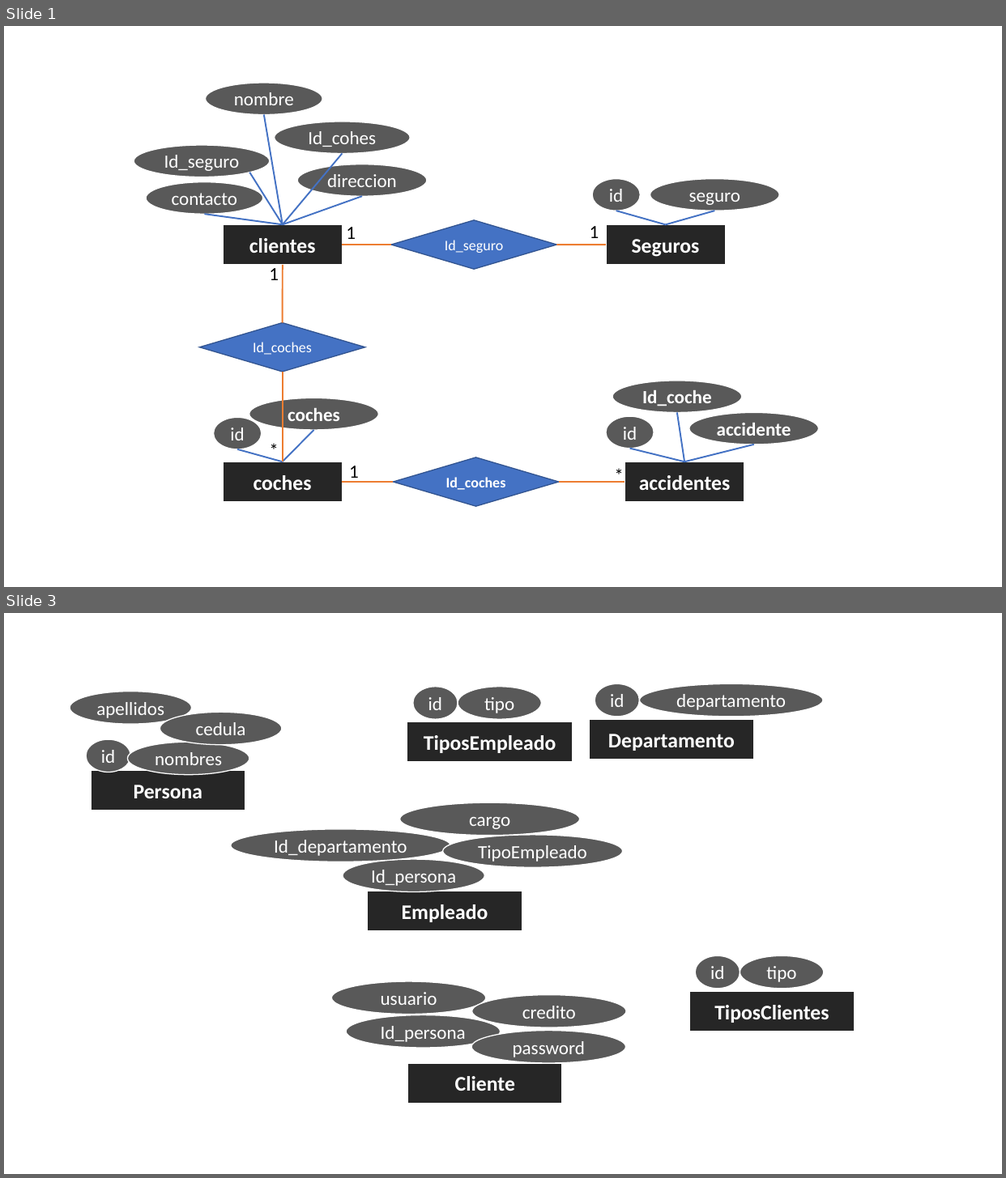
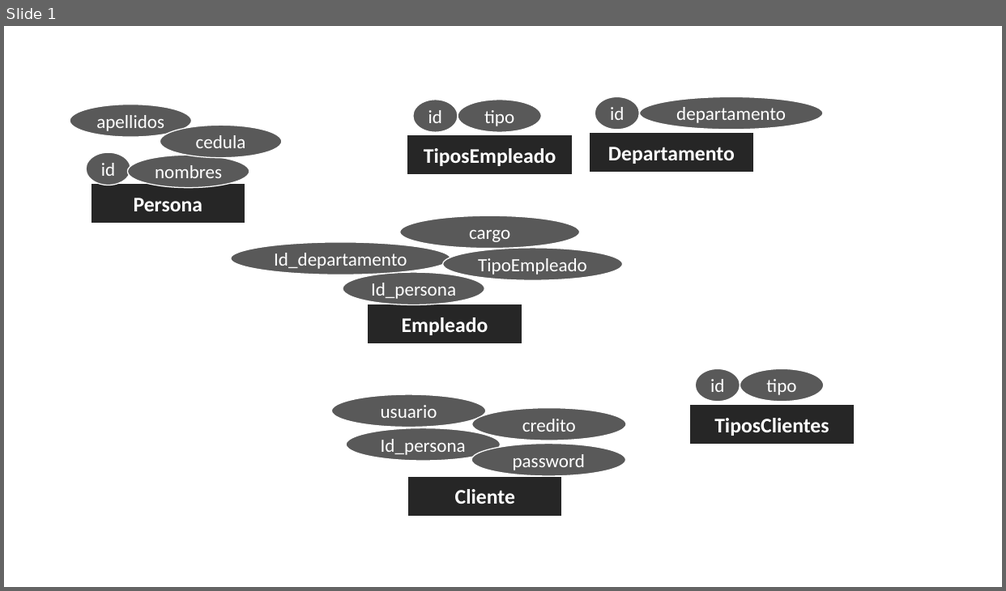
Before and after one commit to BrunoBeltreGuzman/course-ITLA, a slide deck: Trabajo final/Diagrama er.pptx. Shown one above the other, each under a label of ours: slides 1 and 3 before the commit, slide 1 after it; the slides between them are not shown. The pictures are 1006x1178 and 1006x591 pixels, drawn with LibreOffice and Linux fonts; fonts in the diff are those of the drawing. Boxes give left, top, right and bottom in pixels: in the first picture for what was removed or moved away, otherwise in the second. Text is boxed around its words. In the diff, an @@ line names an element or a change of style, - is before the commit and + after.

```diff
--- a/Trabajo final/Diagrama er.pptx
+++ b/Trabajo final/Diagrama er.pptx
@@ slide 1 removed at (4, 26, 1002, 587), background #FFFFFF @@
@@ group removed at (134, 83, 819, 506): 18 ellipses, 18 lines, 4 rectangles, 3 diamonds @@
-Seguros
-clientes
-coches
-accidentes
-nombre
-direccion
-contacto
-seguro
-Id_seguro
-coches
-Id_coche
-id
-accidente
-id
-id
-Id_cohes
-Id_seguro
-Id_coches
-Id_coches
-1
-1
-1
-*
-*
-1
@@ what was slide 3 is now slide 1 @@
```
Also in this commit, not shown: 1 other slide removed, 6 other files.
